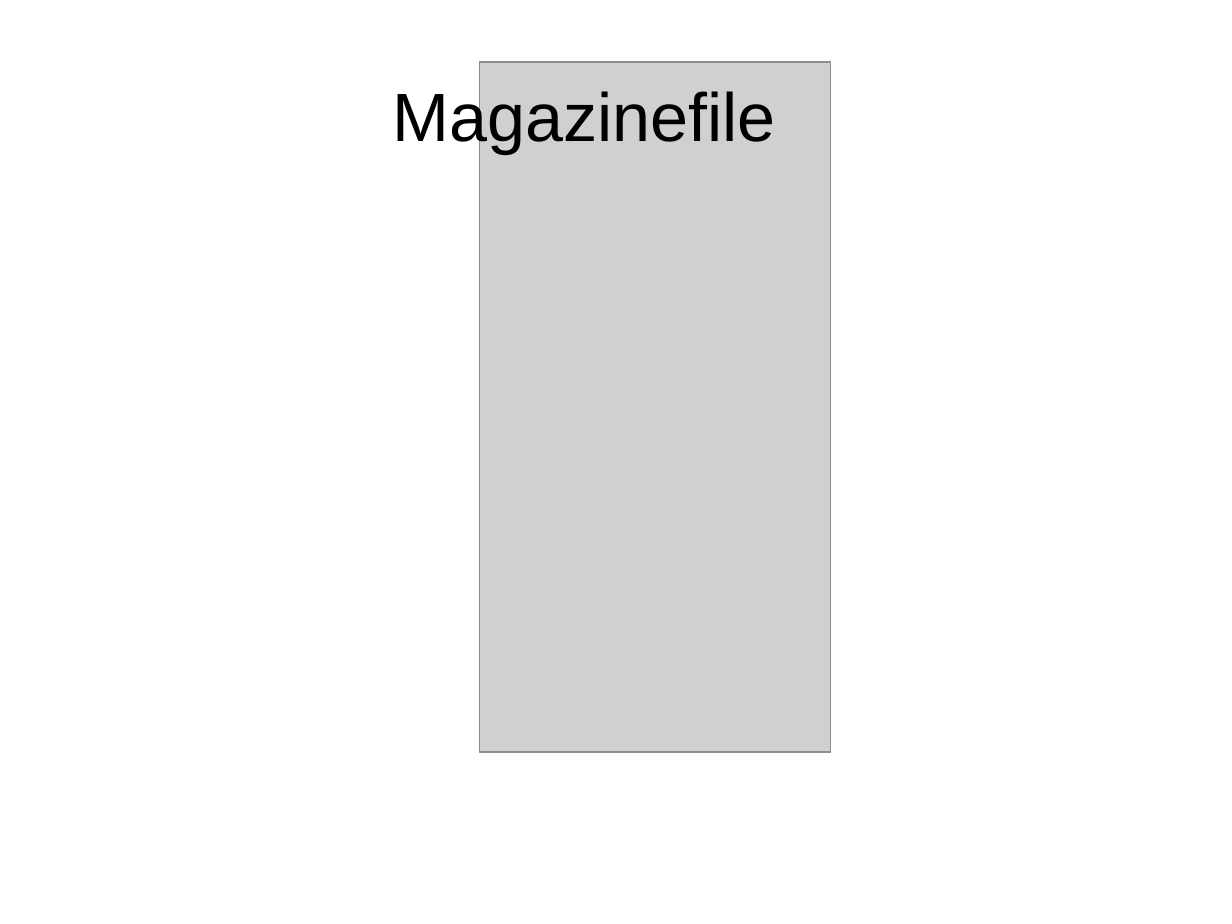
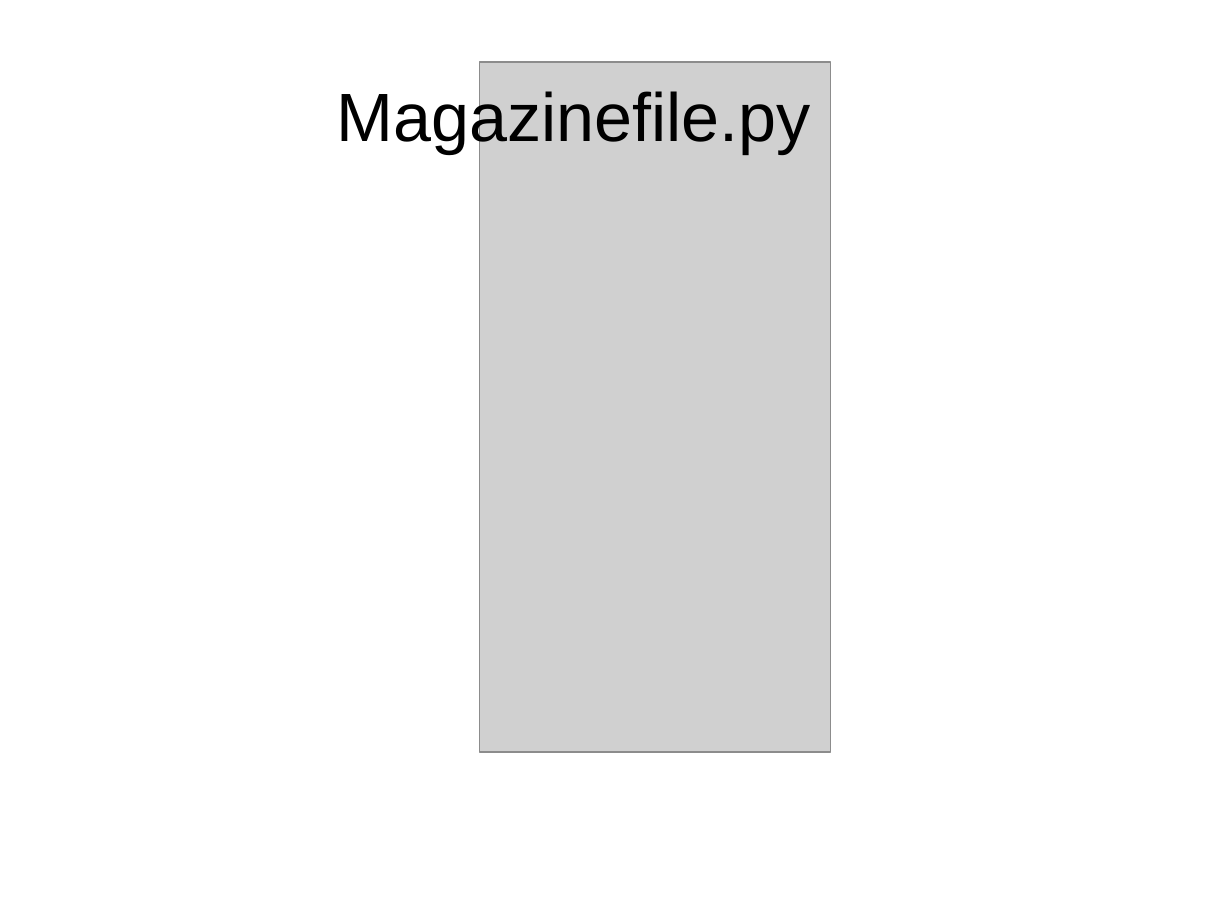
Before and after one commit to florianfesti/boxes, a slide deck: slide 13 of presentation.odp (slide 11 before the commit). Drawn at 1232x924 pixels with LibreOffice and Linux fonts; fonts in the diff are those of the drawing; grey boxes stand for pictures. Boxes give left, top, right and bottom in pixels: in the first picture for what was removed or moved away, otherwise in the second. Text is boxed around its words. In the diff, an @@ line names an element or a change of style, - is before the commit and + after.

```diff
--- a/presentation.odp
+++ b/presentation.odp
@@ title at (337, 86, 811, 153): text changed @@
-Magazinefile
+Magazinefile.py
```
Also in this commit, not shown: 3 other slides changed, 10 slides added, 2 slides removed.
